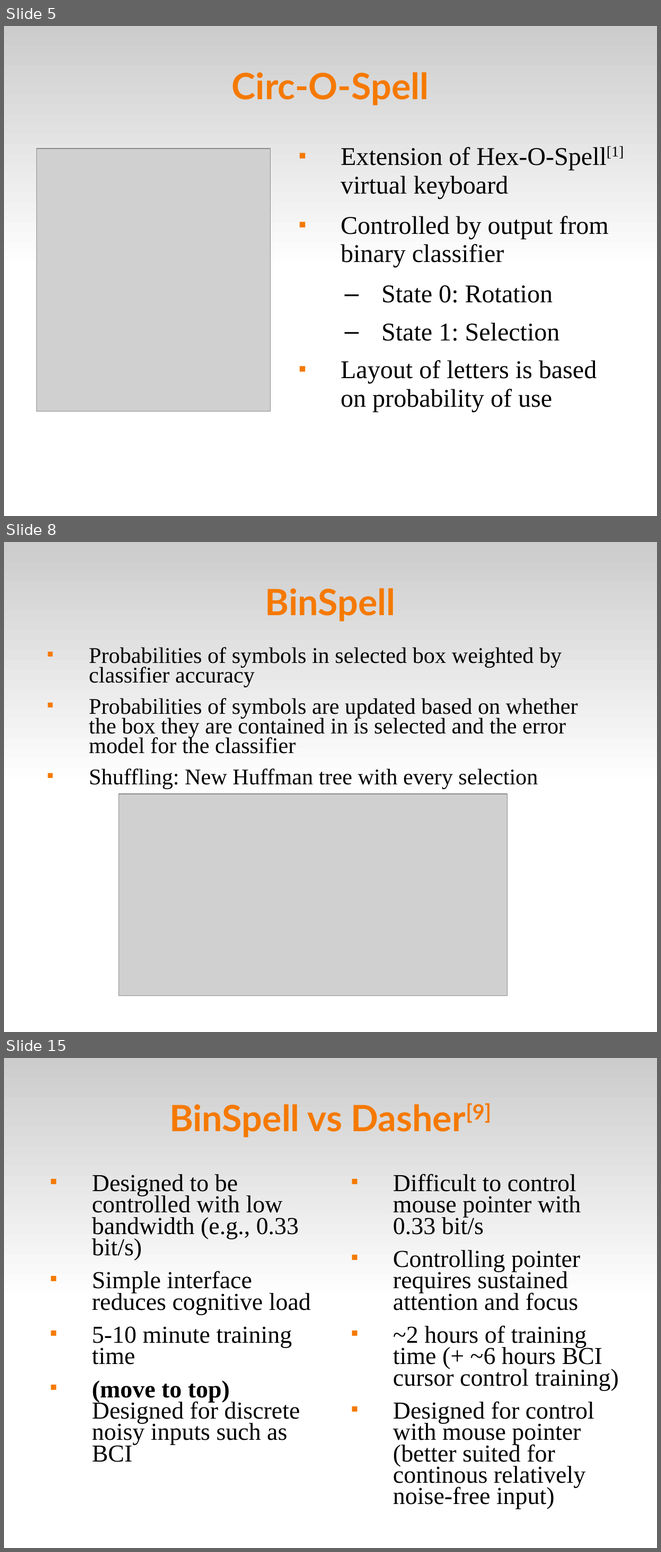
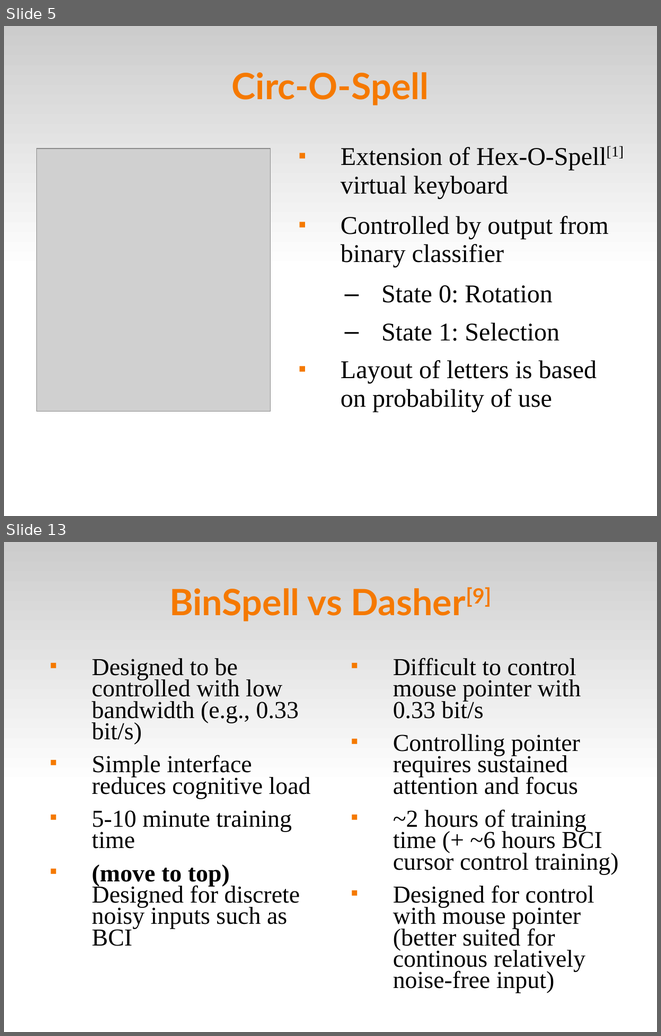
Before and after one commit to abdullah38rcc/BCI-Virtual-Keyboard, a slide deck: master's/docs/virtKey.ppt. Shown one above the other, each under a label of ours: slides 5, 8 and 15 before the commit, slides 5 and 13 after it; the slides between them are not shown. The pictures are 661x1552 and 661x1036 pixels, drawn with LibreOffice and Linux fonts; fonts in the diff are those of the drawing; grey boxes stand for pictures. Boxes give left, top, right and bottom in pixels: in the first picture for what was removed or moved away, otherwise in the second. Text is boxed around its words. In the diff, an @@ line names an element or a change of style, - is before the commit and + after.

```diff
--- a/master's/docs/virtKey.ppt
+++ b/master's/docs/virtKey.ppt
@@ slide 8 removed at <box>4,542,657,1032</box>, background #FFFFFF; not listed: 1 template element that a slide beside it also shows @@
@@ title removed at <box>265,588,396,622</box> @@
-BinSpell
@@ text removed at <box>89,647,578,789</box> @@
-■ Probabilities of symbols in selected box weighted by classifier accuracy
-■ Probabilities of symbols are updated based on whether the box they are contained in is selected and the error model for the classifier
-■ Shuffling: New Huffman tree with every selection
@@ picture removed at <box>119,794,508,995</box> @@
@@ what was slide 15 is now slide 13 @@
```
Also in this commit, not shown: 10 slides changed, 3 slides added, 4 other slides removed.
